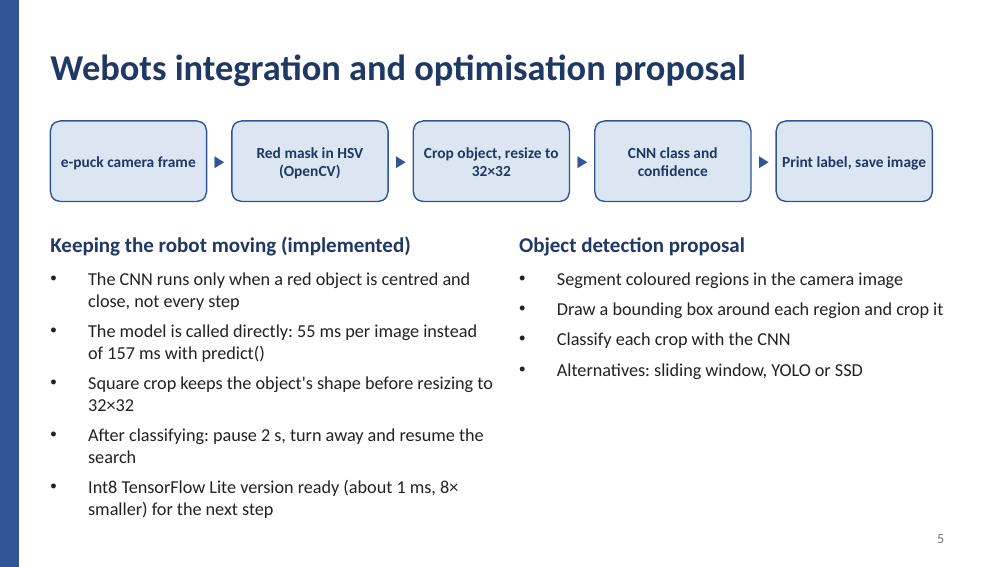
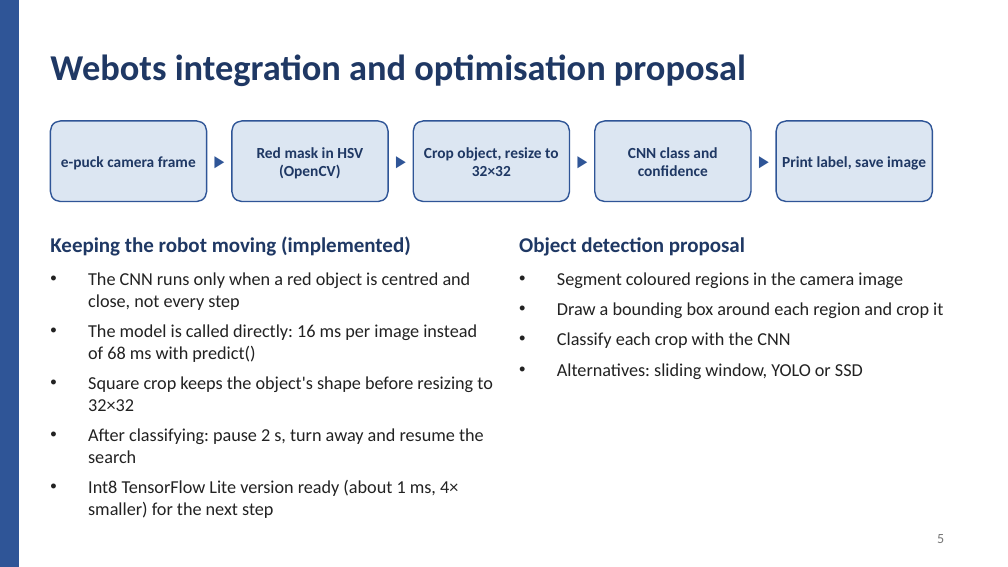
Before and after one commit to sinegan-ux/epuck-cnn-part2, a slide deck: slide 5 of presentation/Project_Part2_Presentation.pptx. Drawn at 1008x567 pixels with LibreOffice and Linux fonts; fonts in the diff are those of the drawing. Boxes give left, top, right and bottom in pixels: in the first picture for what was removed or moved away, otherwise in the second. Text is boxed around its words. In the diff, an @@ line names an element or a change of style, - is before the commit and + after.

```diff
--- a/presentation/Project_Part2_Presentation.pptx
+++ b/presentation/Project_Part2_Presentation.pptx
@@ text at bbox=[88, 324, 477, 362]: text changed @@
-• The model is called directly: 55 ms per image instead of 157 ms with predict()
+• The model is called directly: 16 ms per image instead of 68 ms with predict()
@@ text at bbox=[88, 480, 458, 518]: text changed @@
-• Int8 TensorFlow Lite version ready (about 1 ms, 8× smaller) for the next step
+• Int8 TensorFlow Lite version ready (about 1 ms, 4× smaller) for the next step
```
Also in this commit, not shown: 6 other slides changed, 4 other files.
